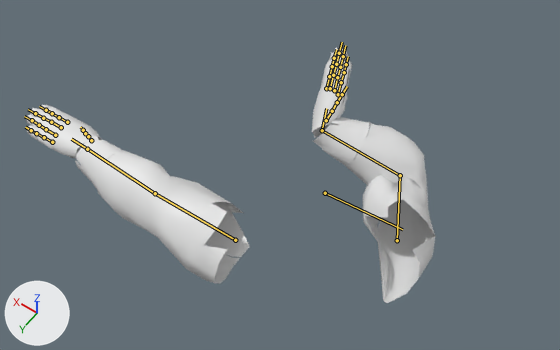
One commit to the Blender file sources_blender/bras_fps_anims.blend: the scene before it, then after it.
Both versions are drawn from a camera (50 mm lens) standing at (-0.479, 0.848, 3.039) and looking at (0.228, -0.141, 1.485). The axes (+X, +Y, +Z) are drawn at lower left. The lights are the same throughout. The picture after the commit comes second. Both versions are drawn at frame 0 of the action 'coup_b'; the numbers are the values there. The bones that change, and the others that lie on the model, are drawn over the model as lines.

Names of what the first picture shows: 'brassards', 'gants', 'manches'.
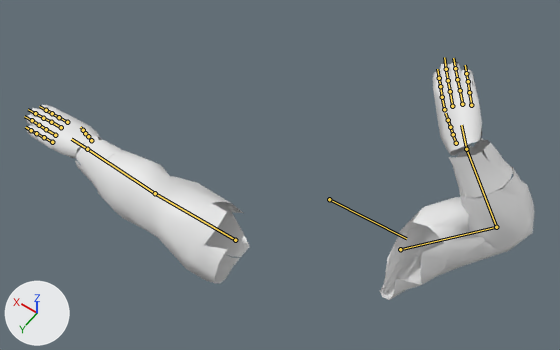
Location of each change, [x1, y1, x2, y2] in pixels of the pictures (560 x 350 px):
'manches', posed (29% wider, 17% shorter): before [97, 122, 435, 303]; after [97, 150, 535, 300]
'gants', posed (40% wider, 13% shorter): before [26, 47, 352, 158]; after [26, 62, 483, 158]
'brassards', posed (49% wider, 14% shorter): before [75, 117, 369, 190]; after [75, 135, 513, 198]
bone 'clavicle_r', root to tip: before (325, 193) to (402, 229); after (329, 199) to (406, 238)
bone 'upperarm_r', root to tip: before (397, 240) to (400, 175); after (400, 249) to (496, 227)
bone 'lowerarm_r', root to tip: before (400, 175) to (322, 130); after (496, 227) to (466, 149)
bone 'hand_r', root to tip: before (322, 130) to (326, 108); after (466, 149) to (461, 125)

The change in detail:
Bone 'clavicle_r' (bone_clavicle_r) moves from (-0.05, -0.17, 0.0) to (-0.05, -0.147, 0.0).
Bone 'clavicle_r' (bone_clavicle_r) turns from (-2, -1, 32) to (-2, -1, 30) degrees about its own x, y and z.
Bone 'upperarm_r' (bone_upperarm_r) turns from (82, -10, 24) to (43, 57, 36) degrees about its own x, y and z.
Bone 'lowerarm_r' (bone_lowerarm_r) turns from (91, -8, -95) to (98, 13, -59) degrees about its own x, y and z.
Bone 'hand_r' (bone_hand_r) turns from (-40, 0, 66) to (27, 0, 46) degrees about its own x, y and z.
